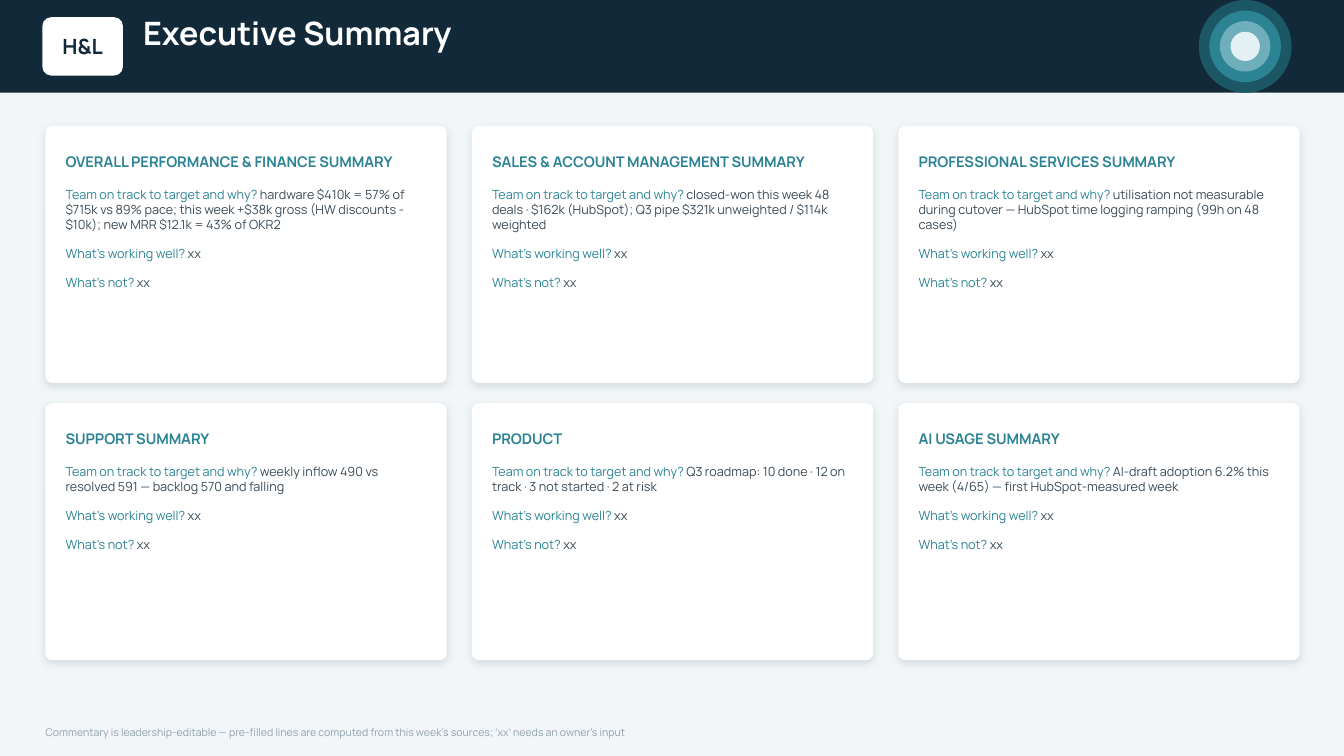
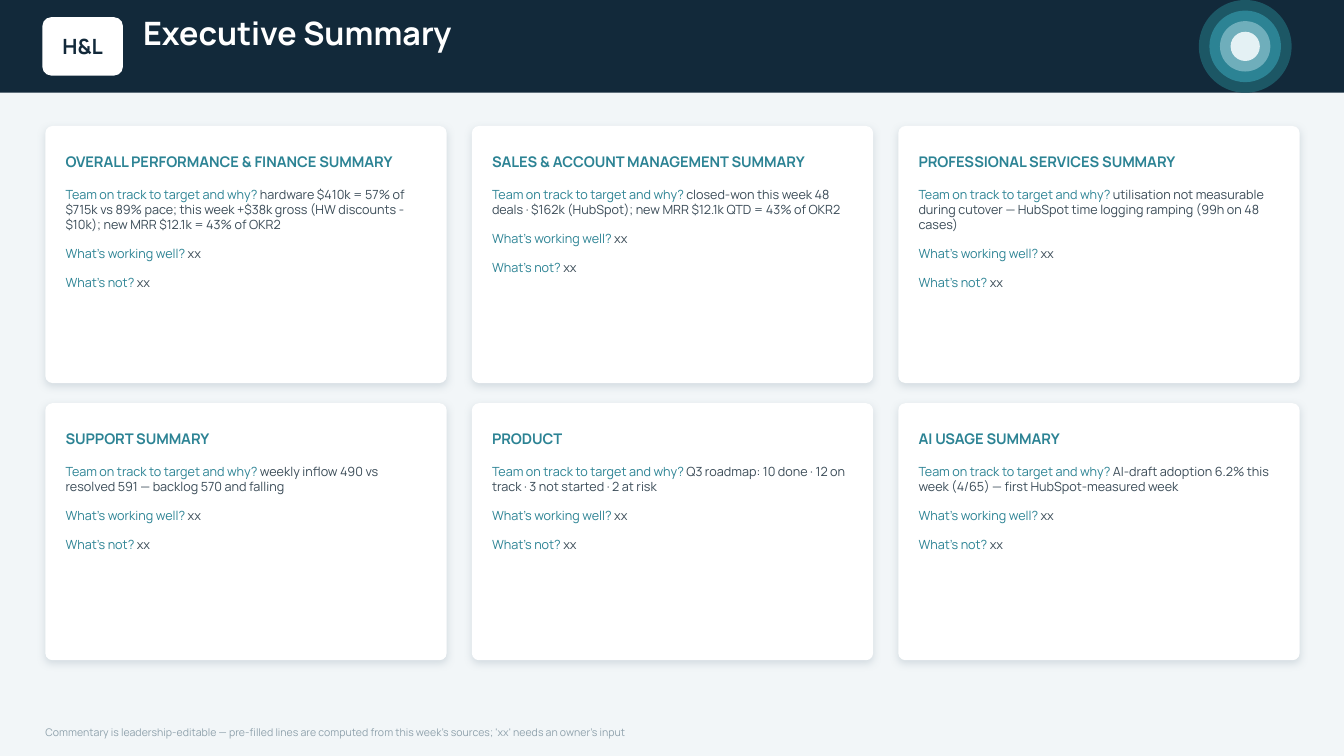
Before and after one commit to ihorner-hl/leadership-reporting, a slide deck: slide 4 of exec-deck/output/H&L Weekly Update - WC 14 Sep 2026.pptx. Drawn at 1344x756 pixels with LibreOffice and Linux fonts; fonts in the diff are those of the drawing. Boxes give left, top, right and bottom in pixels: in the first picture for what was removed or moved away, otherwise in the second. Text is boxed around its words. In the diff, an @@ line names an element or a change of style, - is before the commit and + after.

```diff
--- a/exec-deck/output/H&L Weekly Update - WC 14 Sep 2026.pptx
+++ b/exec-deck/output/H&L Weekly Update - WC 14 Sep 2026.pptx
@@ text at (x1=492, y1=189, x2=841, y2=217): text changed @@
-Team on track to target and why? closed-won this week 48 deals · $162k (HubSpot); Q3 pipe $321k unweighted / $114k weighted
+Team on track to target and why? closed-won this week 48 deals · $162k (HubSpot); new MRR $12.1k QTD = 43% of OKR2
```
Also in this commit, not shown: 4 other slides changed, 1 slide removed, 2 other files.
